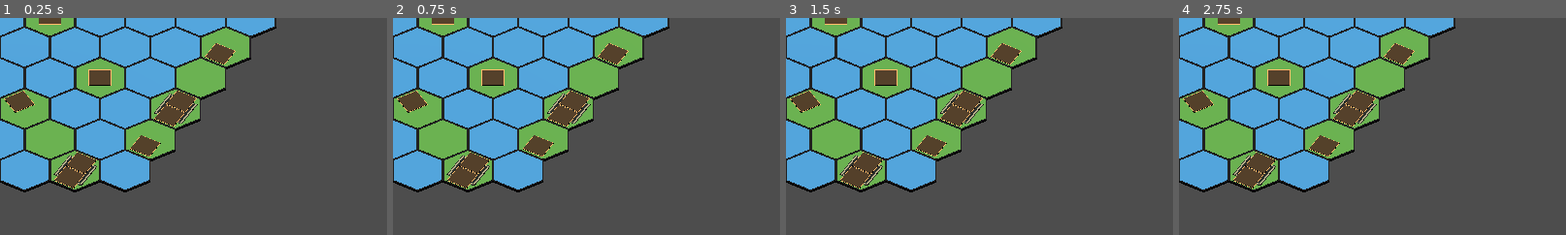
Above: before the commit, frames 1-4 (left to right).
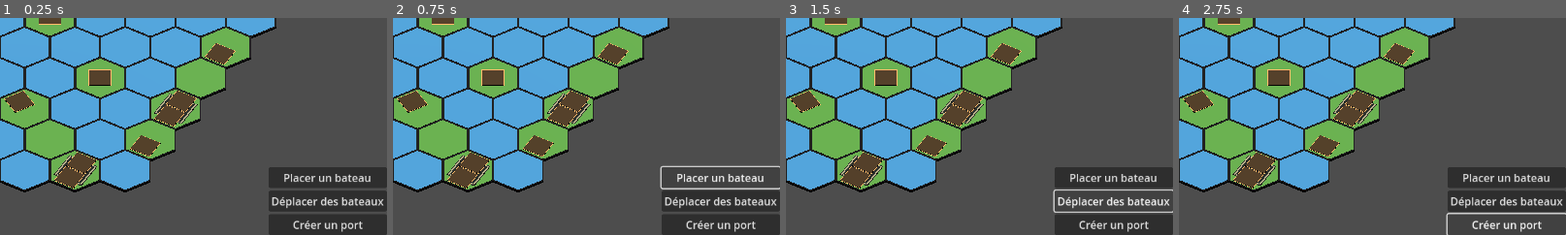
Above: after the commit, the same moments.

Repository: bemug/open-cyclades
Game: Godot game, scene res://game.tscn
Same seed, same stepped clock (60 frames per second), same inputs: the game is played once before the commit and once after it.
Inputs (mouse positions are % of the whole screen's width and height, from its top left):
- Up to frame 1 (0.25 s): no input
- Up to frame 2 (0.75 s): click (92, 87) at 0.5 s, where only the run after the commit has a clickable "Placer un bateau"
- Up to frame 3 (1.5 s): click (92, 92) at 1.25 s, where only the run after the commit has a clickable "Déplacer des bateaux"
- Up to frame 4 (2.75 s): click (92, 98) at 2 s, where only the run after the commit has a clickable "Créer un port"
The pictures show only the part of the screen within x 50-100%, y 50-100%; the shares and areas given below are measured in that part.

The runs differ from the first frame. In frame 1, 8.2% of the frame differs, in the area x 69-100%, y 68-100%; in frame 2, 6.5%; in frame 3, 6.3%; in frame 4, 6.1%.

Commit message:
Add action panel

Diff:
--- /dev/null
+++ b/entities/ui/action_panel/action_panel.tscn
@@ -0,0 +1,25 @@
+[gd_scene format=3 uid="uid://bampms60mwdiy"]
+
+[node name="ActionPanel" type="VBoxContainer"]
+anchors_preset = 3
+anchor_left = 1.0
+anchor_top = 1.0
+anchor_right = 1.0
+anchor_bottom = 1.0
+offset_left = -40.0
+offset_top = -40.0
+grow_horizontal = 0
+grow_vertical = 0
+size_flags_vertical = 8
+
+[node name="PlaceBoat" type="Button" parent="."]
+layout_mode = 2
+text = "Placer un bateau"
+
+[node name="MoveBoats" type="Button" parent="."]
+layout_mode = 2
+text = "Déplacer des bateaux"
+
+[node name="CreateDock" type="Button" parent="."]
+layout_mode = 2
+text = "Créer un port"
--- a/game.tscn
+++ b/game.tscn
@@ -1,9 +1,10 @@
-[gd_scene load_steps=5 format=3 uid="uid://dh8ua3r0srcsj"]
+[gd_scene load_steps=6 format=3 uid="uid://dh8ua3r0srcsj"]
 
 [ext_resource type="PackedScene" uid="uid://b6g5loncn2v27" path="res://entities/board/gameboard.tscn" id="1_is6ul"]
 [ext_resource type="PackedScene" uid="uid://c7lrttxd3vh16" path="res://entities/ui/side_panel/side_panel.tscn" id="2_0kvtj"]
 [ext_resource type="PackedScene" uid="uid://dkiteelc0a0mm" path="res://entities/camera/board_camera.tscn" id="2_fv13y"]
 [ext_resource type="PackedScene" uid="uid://b52yxtvarfym6" path="res://entities/player/player.tscn" id="3_lsueo"]
+[ext_resource type="PackedScene" uid="uid://bampms60mwdiy" path="res://entities/ui/action_panel/action_panel.tscn" id="4_mpu38"]
 
 [node name="Game" type="Node3D"]
 
@@ -16,6 +17,8 @@
 
 [node name="SidePanel" parent="." instance=ExtResource("2_0kvtj")]
 
+[node name="ActionPanel" parent="." instance=ExtResource("4_mpu38")]
+
 [node name="Players" type="Node" parent="."]
 
 [node name="Player" parent="Players" instance=ExtResource("3_lsueo")]
